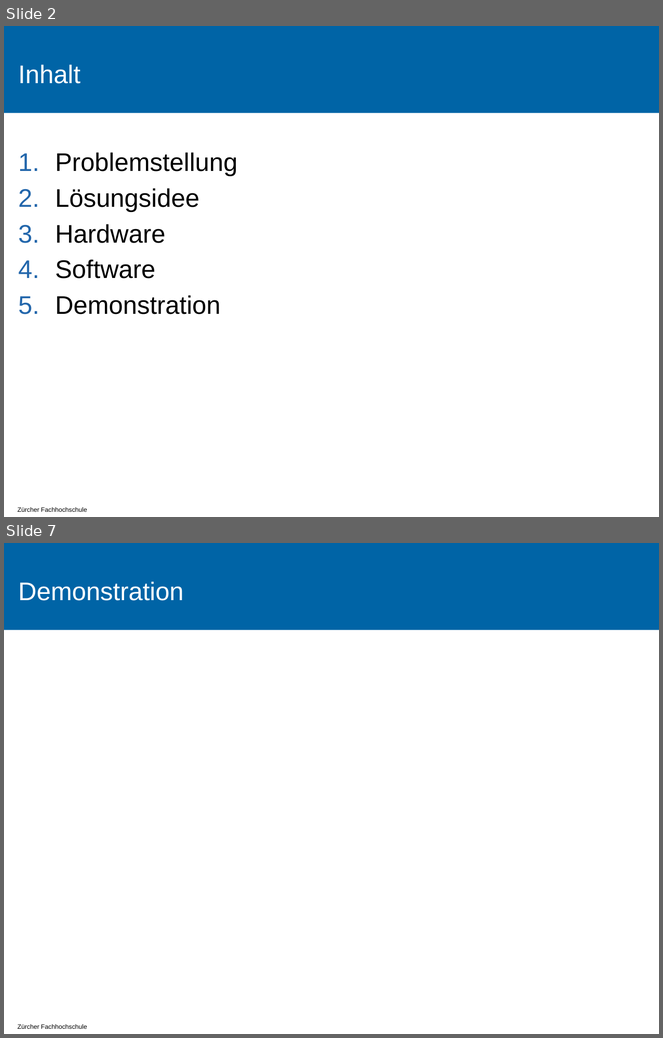
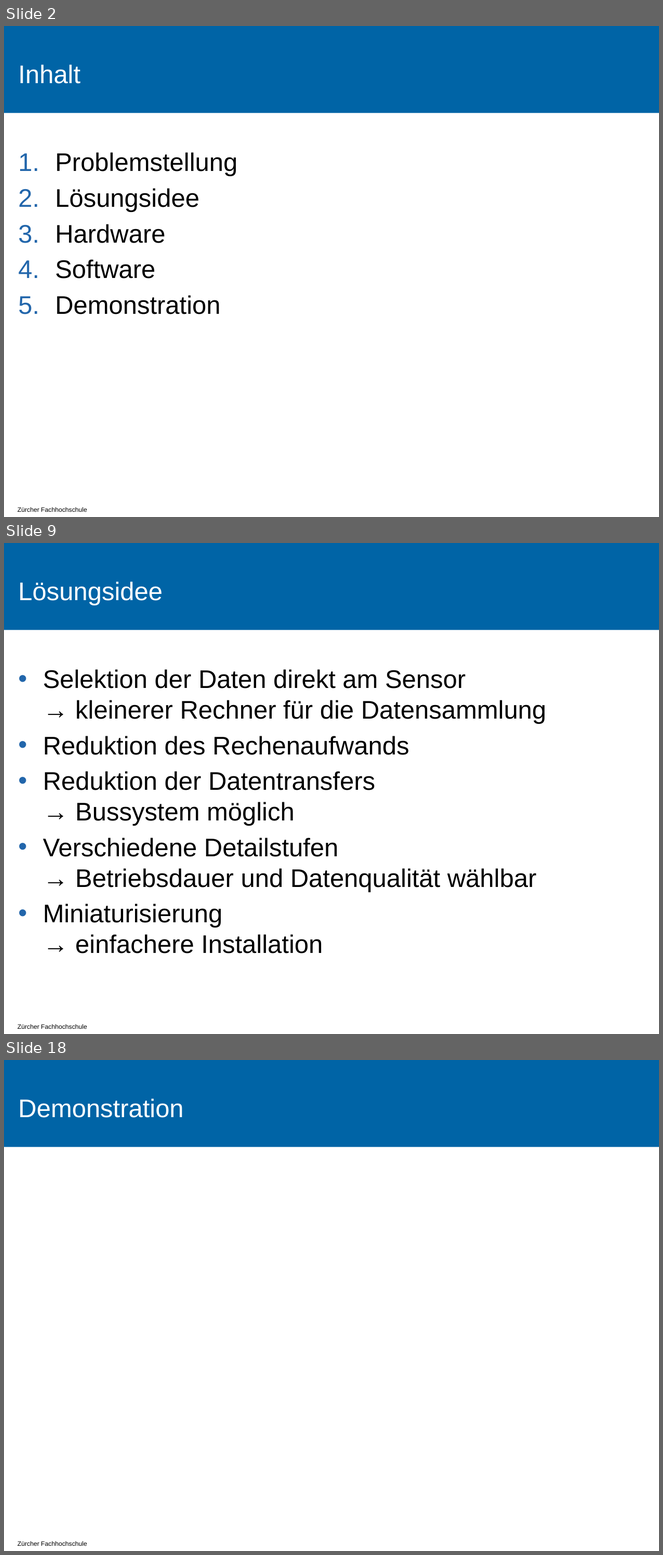
Before and after one commit to tokeller/WeKeBA, a slide deck: 9001_Praesentation/Praesentation.pptx. Shown one above the other, each under a label of ours: slides 2 and 7 before the commit, slides 2, 9 and 18 after it; the slides between them are not shown. The pictures are 663x1038 and 663x1555 pixels, drawn with LibreOffice and Linux fonts; fonts in the diff are those of the drawing; background and template pictures are left out. Boxes give left, top, right and bottom in pixels: in the first picture for what was removed or moved away, otherwise in the second. Text is boxed around its words. In the diff, an @@ line names an element or a change of style, - is before the commit and + after.

```diff
--- a/9001_Praesentation/Praesentation.pptx
+++ b/9001_Praesentation/Praesentation.pptx
@@ slide 9 added at box(4, 543, 659, 1034), background #FFFFFF; not listed: 2 template elements that a slide beside it also shows @@
@@ title added at box(18, 581, 163, 605), 28 pt, text #FFFFFF @@
+Lösungsidee
@@ text added at box(43, 669, 546, 954), 28 pt, text #000000 @@
+• Selektion der Daten direkt am Sensor
+  → kleinerer Rechner für die Datensammlung
+• Reduktion des Rechenaufwands
+• Reduktion der Datentransfers
+  → Bussystem möglich
+• Verschiedene Detailstufen
+  → Betriebsdauer und Datenqualität wählbar
+• Miniaturisierung
+  → einfachere Installation
@@ what was slide 7 is now slide 18 @@
```
Also in this commit, not shown: 2 slides changed, 12 other slides added, 2 slides removed, 3 other files.
